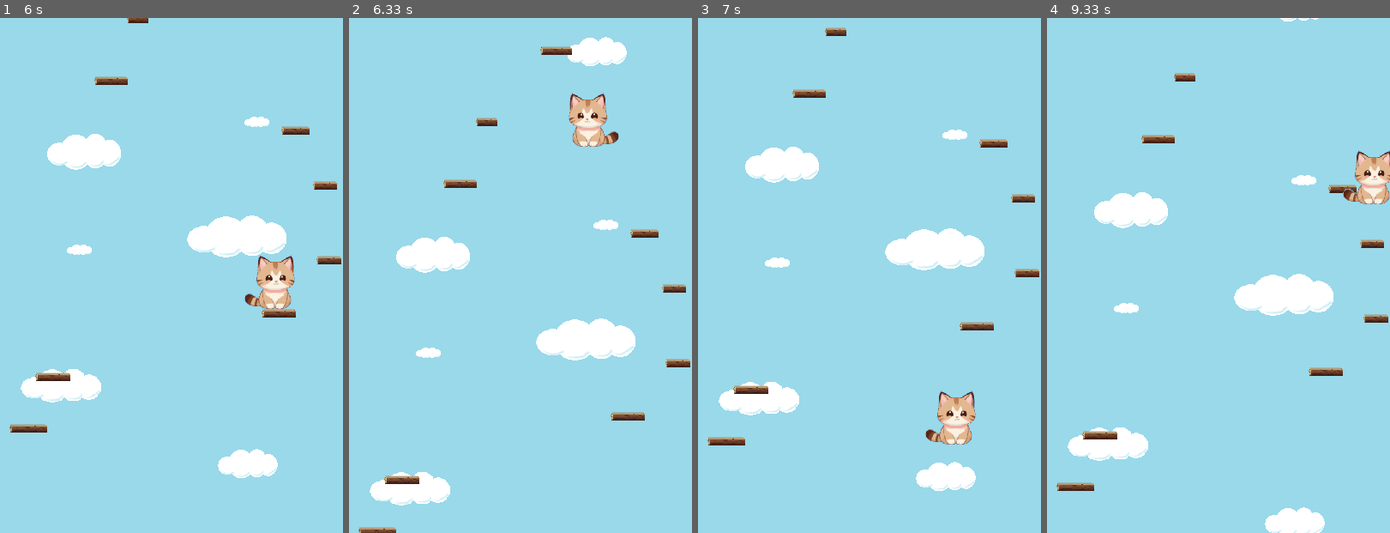
Above: before the commit, frames 1-4 (left to right).
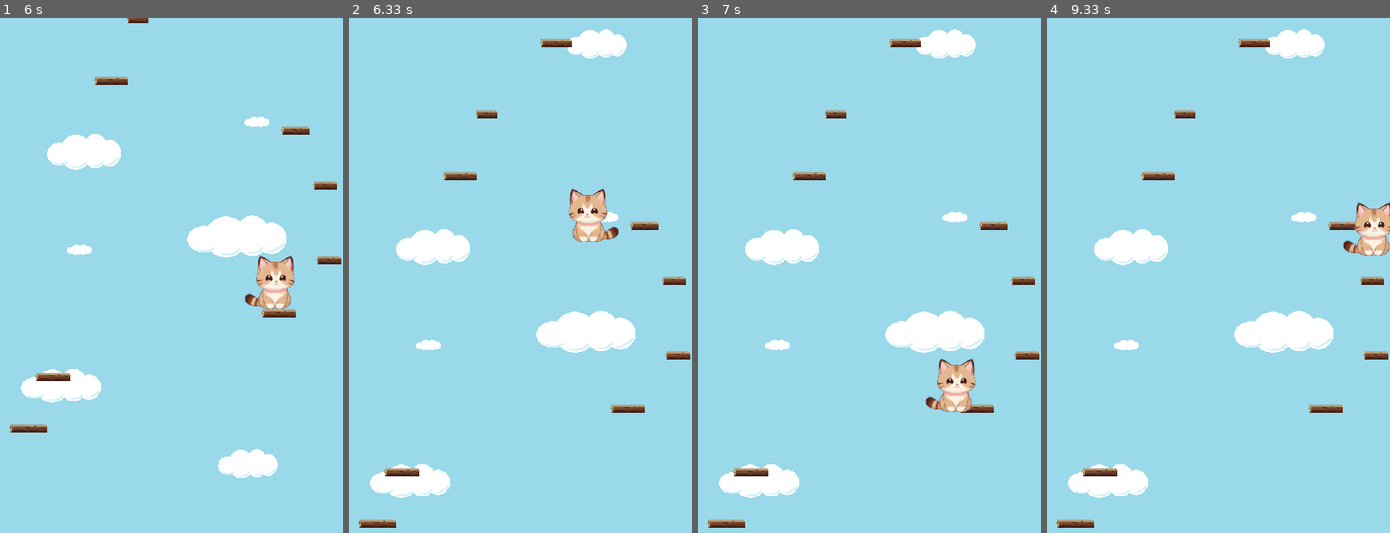
Above: after the commit, the same moments.

Repository: rasmusgraver/pygame_jumpy
Game: pygame game, started from main.py
The game is run twice, just before and just after one commit, with the same random seed, the same clock (stepped at 60 frames per second) and the same inputs.
Inputs:
- Up to frame 1 (6 s): hold Right 0.33-0.8 s; hold Right 0.83-1.3 s; hold Left 1.33-1.87 s; hold Left 1.9-2.3 s; hold Right 2.33-2.97 s; hold Left 3-3.47 s; hold Right 3.5-3.97 s; hold Right 4-4.47 s; hold Left 4.5-5.03 s; hold Left 5.07-5.47 s; hold Right from 5.5 s (still down)
- Up to frame 2 (6.33 s): release Right at 6.13 s; hold Left from 6.17 s (still down)
- Up to frame 3 (7 s): release Left at 6.63 s; hold Right from 6.67 s (still down)
- Up to frame 4 (9.33 s): release Right at 7.13 s; hold Right 7.17-7.63 s; hold Left 7.67-8.2 s; hold Left 8.23-8.63 s; hold Right 8.67-9.3 s

Frame 1 is identical in both runs. In frame 2, 7.5% of the frame differs, in the area x 2-100%, y 2-100%; in frame 3, 13%; in frame 4, 14%, in the area x 2-100%, y 0-100%.

Commit message:
Fiksa litt på scroll på player

Diff:
--- a/player.py
+++ b/player.py
@@ -9,10 +9,9 @@
         self.screen = screen
         # self.imageLoader = imageLoader
         self.image = pygame.transform.scale(cat_image, (60, 63))
-        # Den enkle måten å kjøre rect på:
+        # Den enkle måten å kjøre rect på: # self.rect = self.image.get_rect()
         self.width = 50
         self.height = 60
-        # self.rect = self.image.get_rect()
         self.rect = pygame.Rect(0, 0, self.width, self.height)
         self.rect.center = (x,y)
         self.dy = 0
@@ -44,7 +43,9 @@
 
         scroll = 0
         if self.rect.top < SCROLL_THRESH:
-            scroll = -self.dy
+            scroll = -self.dy # HMM? Litt rart å bruke dy her? Og: TODO: Må flytte vår rect.y nedover?
+            # Funka sånn delvis, self.rect.y = SCROLL_THRESH
+            self.rect.y += scroll
 
         return scroll
 
